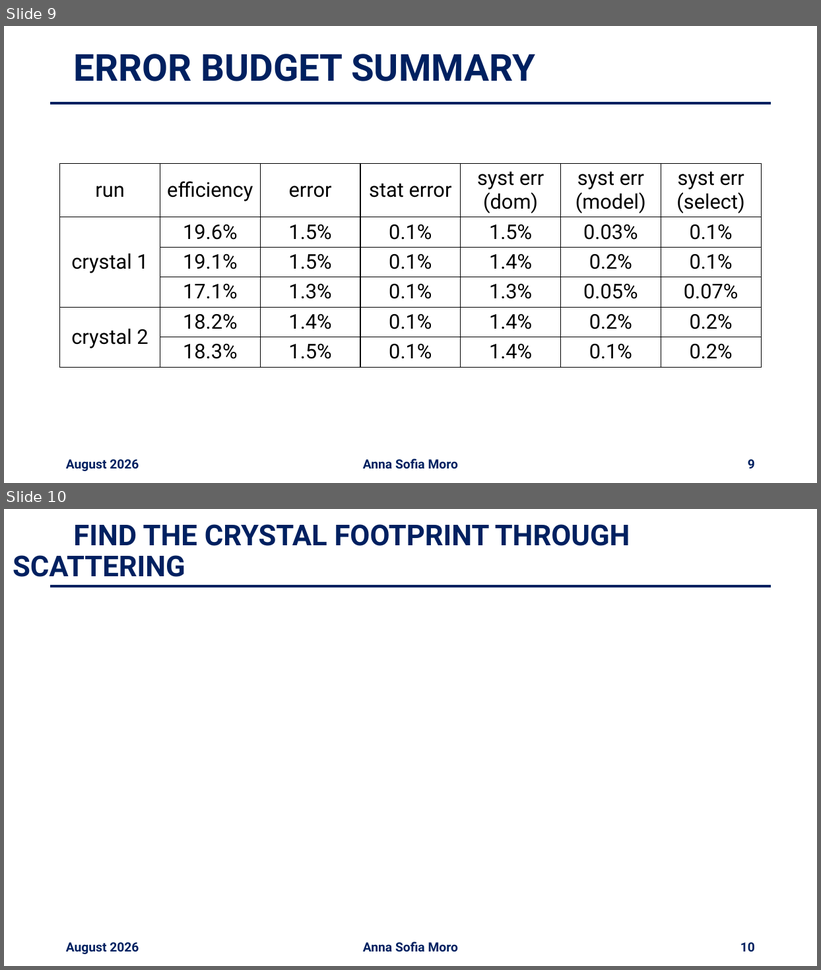
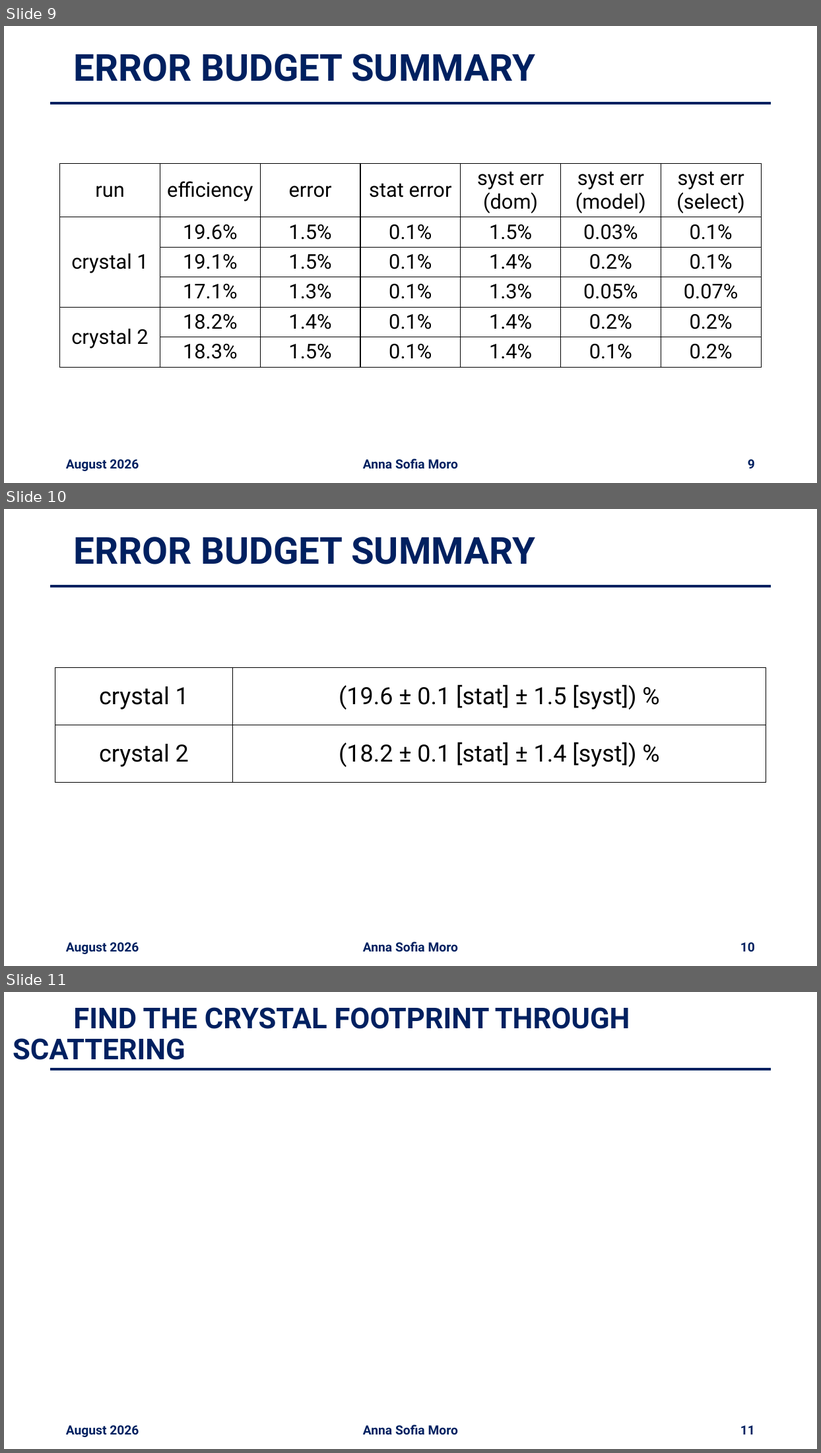
Before and after one commit to annaasofia/tesi, a slide deck: slides/week6.pptx. Shown one above the other, each under a label of ours: slides 9 and 10 before the commit, slides 9, 10 and 11 after it. The pictures are 821x970 and 821x1453 pixels, drawn with LibreOffice and Linux fonts; fonts in the diff are those of the drawing; grey boxes stand for pictures. Boxes give left, top, right and bottom in pixels: in the first picture for what was removed or moved away, otherwise in the second. Text is boxed around its words. In the diff, an @@ line names an element or a change of style, - is before the commit and + after.

```diff
--- a/slides/week6.pptx
+++ b/slides/week6.pptx
@@ slide 10 added at (x1=4, y1=509, x2=817, y2=966), background #FFFFFF @@
@@ title added at (x1=73, y1=537, x2=535, y2=564), 44 pt, text #002060, bold @@
+ERROR BUDGET SUMMARY
@@ line added from (50, 586) to (771, 586), #002060 3 pt @@
@@ table added at (x1=55, y1=668, x2=766, y2=783), 2 rows, 2 columns @@
+crystal 1 | (19.6 ± 0.1 [stat] ± 1.5 [syst]) %
+crystal 2 | (18.2 ± 0.1 [stat] ± 1.4 [syst]) %
@@ text added at (x1=66, y1=943, x2=139, y2=955), 15 pt, text #002060, bold @@
+August 2026
@@ text added at (x1=363, y1=942, x2=458, y2=953), 15 pt, text #002060, bold @@
+Anna Sofia Moro
@@ page number added at (x1=741, y1=943, x2=755, y2=953), 15 pt, text #002060, bold @@
+10
@@ what was slide 10 is now slide 11 @@
@@ page number at (x1=741, y1=1426, x2=755, y2=1435): text changed @@
-10
+11
```
Also in this commit, not shown: 1 slide changed, 2 other slides added, 1 slide removed, 3 other files.
